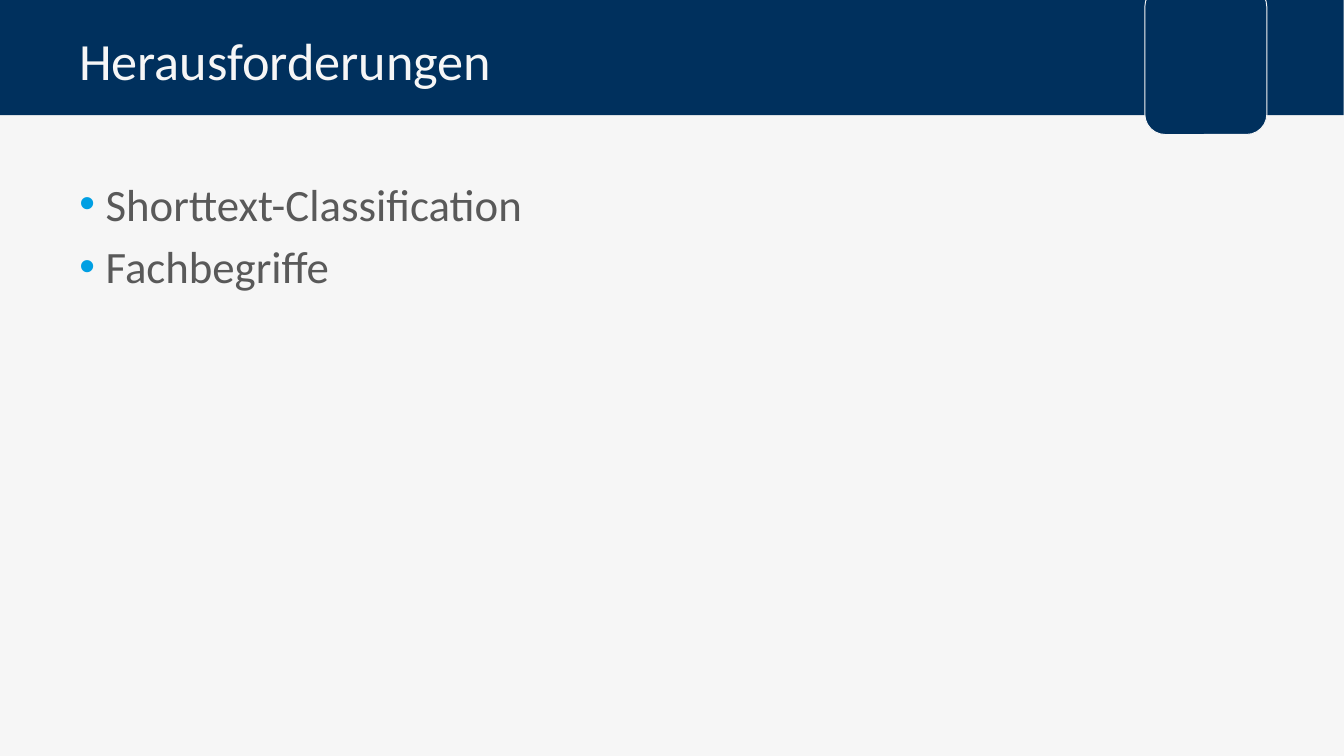
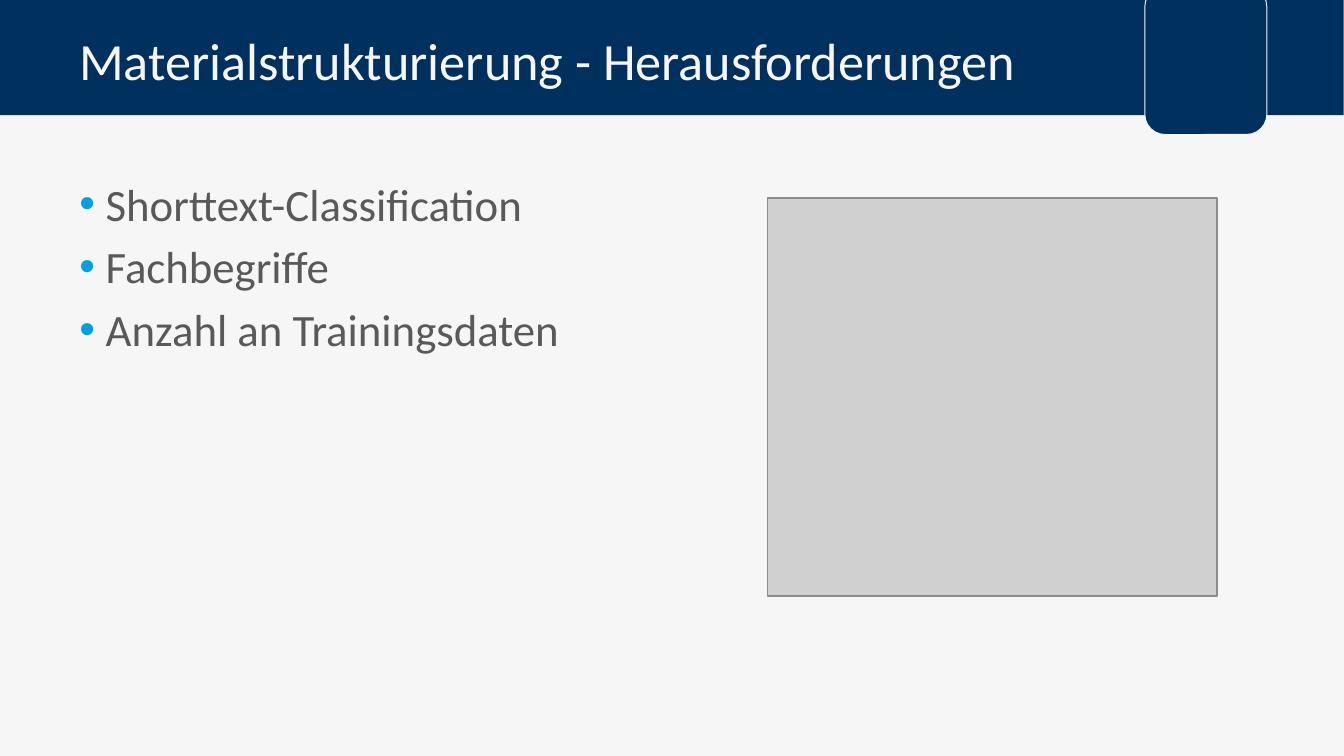
Before and after one commit to FlowBYRN/BaMaterialStandartisation, a slide deck: slide 22 of documents/Verteidigung.pptx (slide 17 before the commit). Drawn at 1344x756 pixels with LibreOffice and Linux fonts; fonts in the diff are those of the drawing; grey boxes stand for pictures; background and template pictures are left out. Boxes give left, top, right and bottom in pixels: in the first picture for what was removed or moved away, otherwise in the second. Text is boxed around its words. In the diff, an @@ line names an element or a change of style, - is before the commit and + after.

```diff
--- a/documents/Verteidigung.pptx
+++ b/documents/Verteidigung.pptx
@@ title at bbox=[79, 43, 1015, 89]: text changed @@
-Herausforderungen
+Materialstrukturierung - Herausforderungen
@@ picture added at bbox=[767, 198, 1218, 595] @@
@@ text at bbox=[106, 315, 559, 354]: paragraph added @@
+• Anzahl an Trainingsdaten
```
Also in this commit, not shown: 13 other slides changed, 22 slides added, 14 slides removed, 1 other file.
